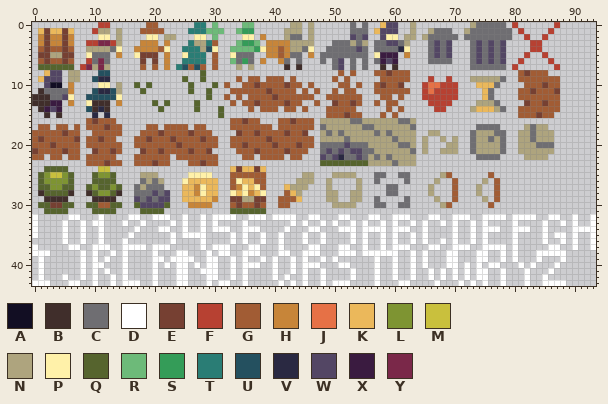
File history of a sprite sheet, docs/i.png. The picture above is the old version.
The file is 94x44 pixels.
Palette (. is transparent): A #120e23  B #402e2b  C #6f6e72  D #ffffff  E #764032  F #b74132  G #a15c34  H #c78539  J #e67146  K #ebb85b  L #7e9432  M #c9c03d  N #aea47e  P #fff1a9  Q #56642e  R #6dba79  S #349c58  T #2a7d75  U #24505f  V #2a2942  W #534664  X #3a1b40  Y #7a2849
Pixels before (only the part around the change), first column x 65:
 5 .CWCW...CWCWCW...F..F........
 6 .CCCC...CWCWCW..F....F.......
 7 ........CCCCCC.F......F......
 8 ................GEGGG........
 9 .F..F...NNNNNC..GGGGGGG......
10 FJJFFF...KKKC....GGGEGG......
11 FJFFFF....KC....GGEGGGE......
12 FFFFFF....KC....GGGGGGG......
13 .FFFF....NNNC....EGGEGG......
14 ..FF....NKKKNC..GGGGGGG......
15 ................GGGEGG.......
16 .............................
17 .........CCCC....NCNN........
18 .NN.....CNNNCC..NNCNNN.......
19 N..N.N..CNNCNC..NNCNNN.......
20 N...NN..CNNNNC..NNNCCC.......
21 N..NNN..CNNNNC..NNNNNN.......
22 .........CCCC....NNNN........
23 .............................
24 .............................
25 ...NG......G.................
26 ..N..G....N.G................
27 .N...G...N..G................
28 .N...G...N..G................
29 ..N..G....N.G................
30 ...NG......G.................
31 .............................
32 .DD..DDD..DDDD.DDDD..DD..D..D
33 D..D.D..D.D....D....D..D.D..D
34 D....D..D.DDD..DDD..D....DDDD
35 D....D..D.D....D....D.DD.D..D
36 D..D.D..D.D....D....D..D.D..D
37 .DD..DDD..DDDD.D.....DD..D..D
38 D...DD...DD..D.D...DDDDD.....
39 D...DD...DD..D.D...D...D.....
40 D...DD.D.D.DD...D.D...D......
41 .D.D.D.D.DD..D...D...D.......
42 .D.D.D.D.DD..D...D..D........
43 ..D...D.D.D..D...D..DDDD.....
And afterwards:
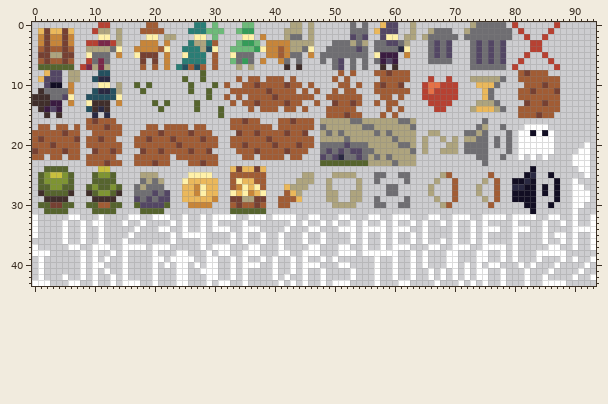
Difference:
Colour A is added in row 24 at x 83; in row 25 at x 82 and 86; in row 26 at x 80 to 81, 83 and 87; in row 27 at x 82 to 83, 85 and 87; in row 28 at x 80 to 83, 85 and 87; in row 29 at x 80 to 83 and 87.
Colour A is added in row 30 at x 82 to 83 and 86; in row 31 at x 83.
Colour A replaces colour C in row 18 at x 83.
Colour A replaces colour N in row 18 at x 85.
Colour C is added in row 16 at x 75; in row 17 at x 78; in row 18 at x 72 and 79; in row 19 at x 79; in rows 20 to 21 at x 72 and 79; in row 22 at x 78.
Colour C is added in row 23 at x 75.
Colour C replaces colour N in row 18 at x 75; in rows 19 to 20 at x 74 to 75 and 77; in row 21 at x 74 to 75.
Colour D is added in row 20 at x 92; in row 21 at x 91 to 92; in row 22 at x 81 and 90 to 92; in row 23 at x 90 to 92; in row 24 at x 91 to 92; in row 25 at x 92.
Colour D is added in row 26 at x 90; in row 27 at x 90 to 91; in rows 28 to 29 at x 90 to 92; in row 30 at x 90 to 91; in row 31 at x 90; in row 39 at x 90 and 93.
Colour D is added in row 40 at x 92; in row 41 at x 91; in row 42 at x 90 and 93.
Colour D replaces colour C in row 17 at x 83; in row 19 at x 83; in row 20 at x 84 to 86.
Colour D replaces colour N in row 17 at x 82 and 84 to 85; in row 18 at x 81 to 82, 84 and 86; in row 19 at x 81 to 82 and 84 to 86; in row 20 at x 81 to 83; in row 21 at x 81 to 86; in row 22 at x 83 and 85.
Colour N is added in row 19 at x 72.
Colour N replaces colour C in row 17 at x 75; in row 19 at x 73.
Colour V is added in row 25 at x 83; in row 26 at x 82; in row 27 at x 80 to 81.
The author cleared colour C in row 17 at x 76 to 77; in row 18 at x 77 to 78; in row 19 at x 76 and 78; in rows 20 to 21 at x 78; in row 22 at x 76 to 77.
The author cleared colour N in row 18 at x 76; in row 20 at x 76; in row 21 at x 76 to 77; in row 22 at x 82 and 84.
Where, in picture pixels (left, top, right, bottom), the same in both pictures:
changed: (464, 118, 590, 214)
added: (572, 256, 596, 280)
